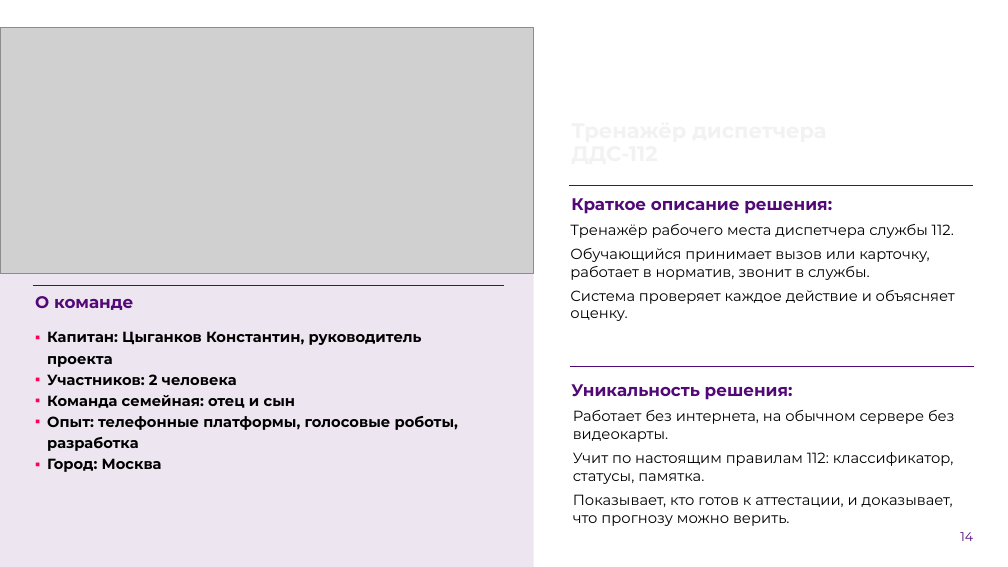
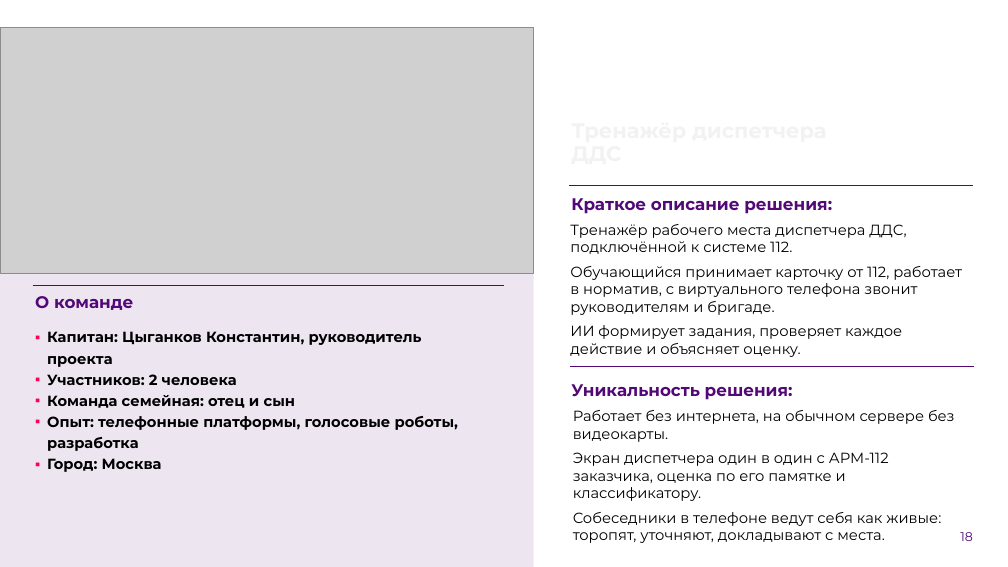
Before and after one commit to Vadik145-beep/lct-112-simulator, a slide deck: slide 18 of docs/presentation/ЛЦТ2026_Ультратех_задача9.pptx (slide 14 before the commit). Drawn at 1008x567 pixels with LibreOffice and Linux fonts; fonts in the diff are those of the drawing; grey boxes stand for pictures; background and template pictures are left out. Boxes give left, top, right and bottom in pixels: in the first picture for what was removed or moved away, otherwise in the second. Text is boxed around its words. In the diff, an @@ line names an element or a change of style, - is before the commit and + after.

Commit message:
docs: презентация финала, версия 20.10 (#268)
Переработана под рекомендации заказчика от 16.10: убран режим оператора 112,
добавлены слайды про виртуальный телефон, формирование заданий ИИ и два слайда
«Рекомендации заказчика: что сделано». Обязательные слайды шаблона сохранены.
Обновлены «Где посмотреть», «Что проверено», «Планы», описание решения.

```diff
--- a/docs/presentation/ЛЦТ2026_Ультратех_задача9.pptx
+++ b/docs/presentation/ЛЦТ2026_Ультратех_задача9.pptx
@@ title at bbox=[570, 224, 906, 238]: text changed @@
-Тренажёр диспетчера ДДС-112
+Тренажёр диспетчера ДДС
@@ text at bbox=[570, 224, 962, 357]: text changed @@
-Тренажёр рабочего места диспетчера службы 112.
-Обучающийся принимает вызов или карточку, работает в норматив, звонит в службы.
-Система проверяет каждое действие и объясняет оценку.
+Тренажёр рабочего места диспетчера ДДС, подключённой к системе 112.
+Обучающийся принимает карточку от 112, работает в норматив, с виртуального телефона звонит руководителям и бригаде.
+ИИ формирует задания, проверяет каждое действие и объясняет оценку.
@@ text at bbox=[573, 452, 941, 543]: text changed @@
-Учит по настоящим правилам 112: классификатор, статусы, памятка.
-Показывает, кто готов к аттестации, и доказывает, что прогнозу можно верить.
+Экран диспетчера один в один с АРМ-112 заказчика, оценка по его памятке и классификатору.
+Собеседники в телефоне ведут себя как живые: торопят, уточняют, докладывают с места.
@@ page number at bbox=[960, 532, 973, 541]: text changed @@
-14
+18
```
Also in this commit, not shown: 9 other slides changed, 4 slides added, 1 other file.
